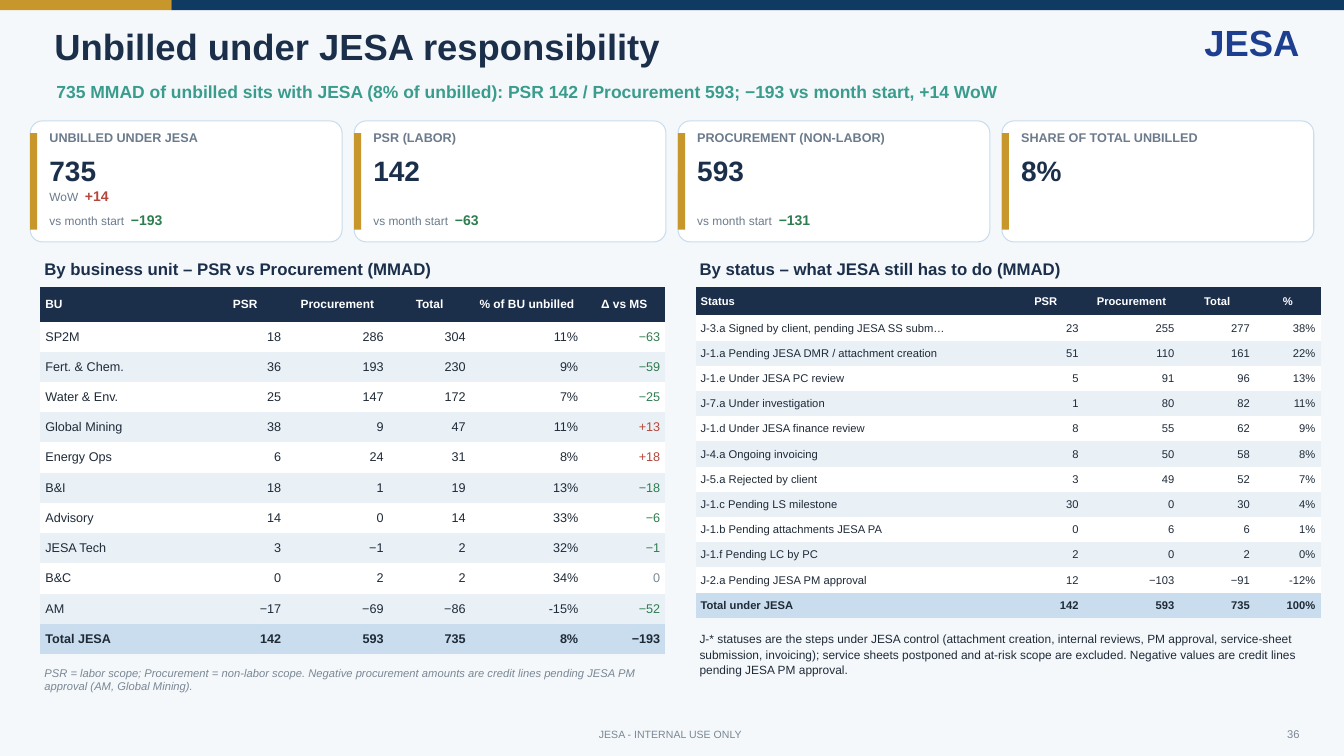
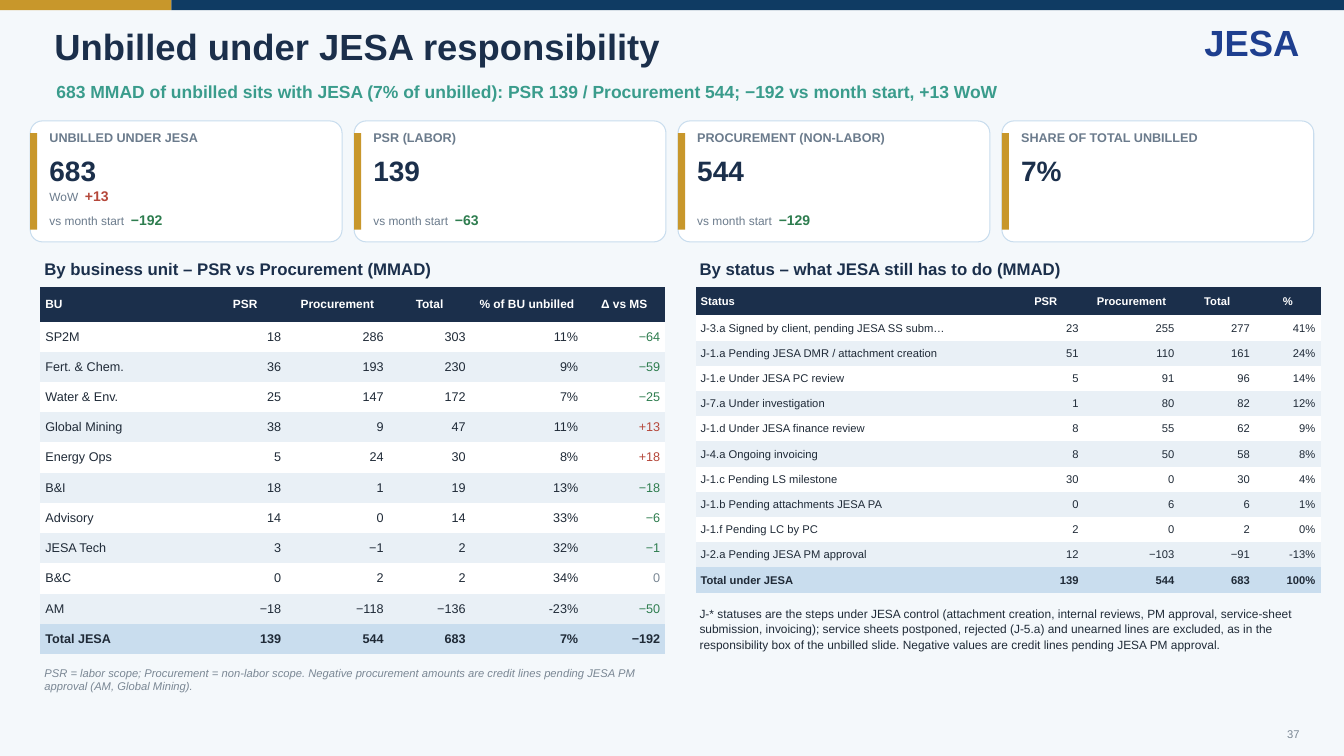
Before and after one commit to cherkaouihassan-art/Skills-Repo, a slide deck: slide 37 of weekly-ar-cash-deck/output/JESA_AR_Cash_Position_Nov_W1_2026-11-04.pptx (slide 36 before the commit). Drawn at 1344x756 pixels with LibreOffice and Linux fonts; fonts in the diff are those of the drawing. Boxes give left, top, right and bottom in pixels: in the first picture for what was removed or moved away, otherwise in the second. Text is boxed around its words. In the diff, an @@ line names an element or a change of style, - is before the commit and + after.

```diff
--- a/weekly-ar-cash-deck/output/JESA_AR_Cash_Position_Nov_W1_2026-11-04.pptx
+++ b/weekly-ar-cash-deck/output/JESA_AR_Cash_Position_Nov_W1_2026-11-04.pptx
@@ text at (56, 85, 997, 102): text changed @@
-735 MMAD of unbilled sits with JESA (8% of unbilled): PSR 142 / Procurement 593; −193 vs month start, +14 WoW
+683 MMAD of unbilled sits with JESA (7% of unbilled): PSR 139 / Procurement 544; −192 vs month start, +13 WoW
@@ text at (49, 161, 96, 182): text changed @@
-735
+683
@@ text at (373, 161, 420, 182): text changed @@
-142
+139
@@ text at (697, 161, 744, 182): text changed @@
-593
+544
@@ text at (1021, 161, 1061, 182): text changed @@
-8%
+7%
@@ text at (49, 191, 109, 201): text changed @@
-WoW +14
+WoW +13
@@ text at (49, 215, 162, 225): text changed @@
-vs month start −193
+vs month start −192
@@ text at (697, 215, 810, 225): text changed @@
-vs month start −131
+vs month start −129
@@ table at (40, 287, 665, 654) @@
-row 2, column 4: 304
+row 2, column 4: 303
-row 2, column 6: −63
+row 2, column 6: −64
-row 6, column 2: 6
+row 6, column 2: 5
-row 6, column 4: 31
+row 6, column 4: 30
-row 11: AM | −17 | −69 | −86 | -15% | −52
+row 11: AM | −18 | −118 | −136 | -23% | −50
-row 12: Total JESA | 142 | 593 | 735 | 8% | −193
+row 12: Total JESA | 139 | 544 | 683 | 7% | −192
@@ table at (696, 287, 1321, 593) @@
-row 2, column 5: 38%
+row 2, column 5: 41%
-row 3, column 5: 22%
+row 3, column 5: 24%
-row 4, column 5: 13%
+row 4, column 5: 14%
-row 5, column 5: 11%
+row 5, column 5: 12%
-row 8: J-5.a Rejected by client | 3 | 49 | 52 | 7%
-row 11, column 5: -12%
+row 11, column 5: -13%
-row 13: Total under JESA | 142 | 593 | 735 | 100%
+row 12: Total under JESA | 139 | 544 | 683 | 100%
@@ text at (700, 609, 1292, 652): text changed @@
-J-* statuses are the steps under JESA control (attachment creation, internal reviews, PM approval, service-sheet submission, invoicing); service sheets postponed and at-risk scope are excluded. Negative values are credit lines pending JESA PM approval.
+J-* statuses are the steps under JESA control (attachment creation, internal reviews, PM approval, service-sheet submission, invoicing); service sheets postponed, rejected (J-5.a) and unearned lines are excluded, as in the responsibility box of the unbilled slide. Negative values are credit lines pending JESA PM approval.
@@ text removed at (599, 731, 742, 738) @@
-JESA - INTERNAL USE ONLY
@@ text at (1287, 730, 1299, 738): text changed @@
-36
+37
```
Also in this commit, not shown: 40 other slides changed, 1 slide added, 7 other files.
